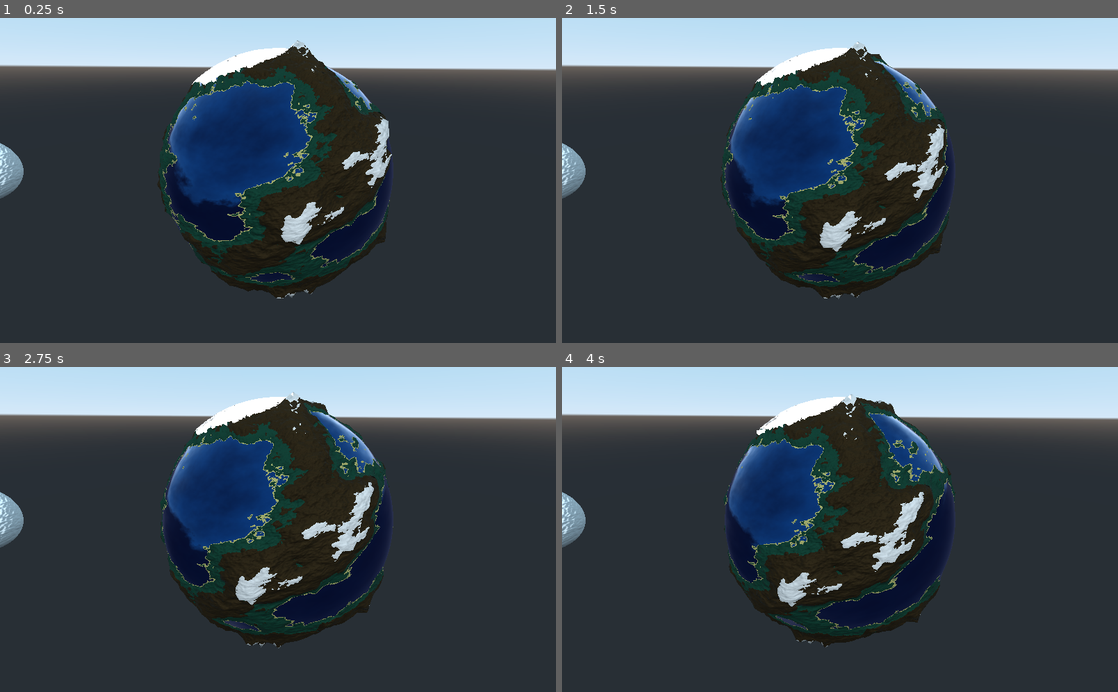
Above: before the commit, frames 1-4 (two rows, left to right).
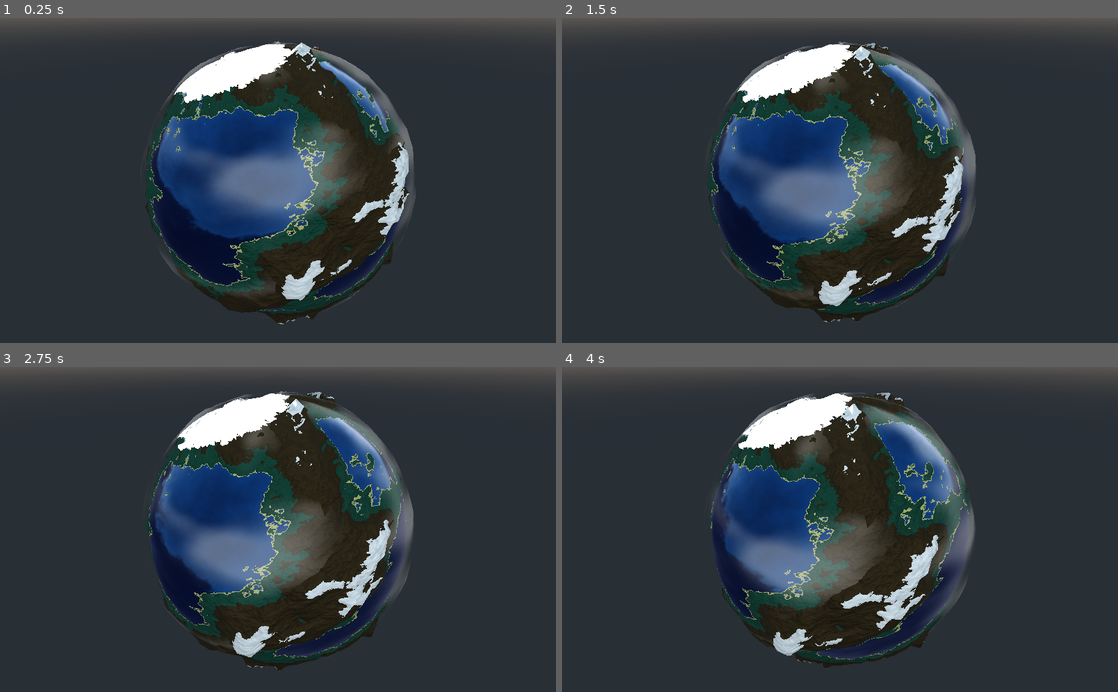
Above: after the commit, the same moments.

Repository: RichoM/SimplexNoiseTest
Game: Godot game, scene res://Test.tscn
Same seed, same stepped clock (60 frames per second), same inputs: the game is played once before the commit and once after it.
Inputs:
- Up to frame 1 (0.25 s): no input
- Up to frame 2 (1.5 s): no input
- Up to frame 3 (2.75 s): no input
- Up to frame 4 (4 s): no input

The runs differ from the first frame. In frame 1, 40% of the frame differs, in the area x 0-100%, y 0-95%; in frame 2, 39%; in frame 3, 39%; in frame 4, 38%.

Commit message:
Added some clouds to the planet

Diff:
--- a/godot/Test.tscn
+++ b/godot/Test.tscn
@@ -14,6 +14,56 @@
 height = 8.0
 radial_segments = 128
 rings = 64
+
+[sub_resource type="SphereMesh" id=8]
+radius = 3.0
+height = 6.0
+
+[sub_resource type="Shader" id=9]
+code = "shader_type spatial;
+
+uniform sampler2D clouds_texture;
+
+
+vec3 move(vec3 pt, float disp) {
+	float x = pt.x;
+	float y = pt.y;
+	float z = pt.z;
+
+	float r = sqrt(x*x + y*y + z*z);
+	float i = acos(z/r);
+	float a = atan(y, x);
+
+	r += disp;
+	pt.x = r * cos(a) * sin(i);
+	pt.y = r * sin(a) * sin(i);
+	pt.z = r * cos(i);
+	return pt;
+}
+
+void vertex() {
+	float disp = texture(clouds_texture, UV).r * .25;
+
+	VERTEX = move(VERTEX, disp * 1.25);
+}
+
+void fragment() {
+	vec3 albedo = texture(clouds_texture, UV + TIME*-0.005).rgb;
+	ALBEDO = albedo;
+	ALPHA = smoothstep(0.45, 0.65, albedo.g) * 0.35;
+	EMISSION = vec3(1.0);
+}
+"
+
+[sub_resource type="OpenSimplexNoise" id=11]
+
+[sub_resource type="NoiseTexture" id=12]
+seamless = true
+noise = SubResource( 11 )
+
+[sub_resource type="ShaderMaterial" id=10]
+shader = SubResource( 9 )
+shader_param/clouds_texture = SubResource( 12 )
 
 [sub_resource type="SphereMesh" id=3]
 
@@ -93,10 +143,16 @@
 material/0 = ExtResource( 2 )
 script = ExtResource( 3 )
 
+[node name="clouds" type="MeshInstance" parent="littleplanet"]
+transform = Transform( -0.801712, -0.320538, 0.504494, 0.309686, -0.944677, -0.108079, 0.511227, 0.0695867, 0.856624, 0, 0, 0 )
+mesh = SubResource( 8 )
+material/0 = SubResource( 10 )
+
 [node name="MeshInstance" type="MeshInstance" parent="."]
 transform = Transform( 1, 0, 0, 0, 1, 0, 0, 0, 1, -8.87739, 10.0006, 0 )
+visible = false
 mesh = SubResource( 3 )
 material/0 = SubResource( 7 )
 
 [node name="Camera" type="Camera" parent="."]
-transform = Transform( 0.999975, -0.00708598, 0, 0.00637322, 0.89939, 0.4371, -0.00309728, -0.437089, 0.899413, 0, 12.7446, 6.16895 )
+transform = Transform( 1, 0, 0, 0, 0.809017, 0.587785, 0, -0.587785, 0.809017, 0, 13.65, 5 )
Not shown: 1 places in godot/Test.tscn that only renumber resources
